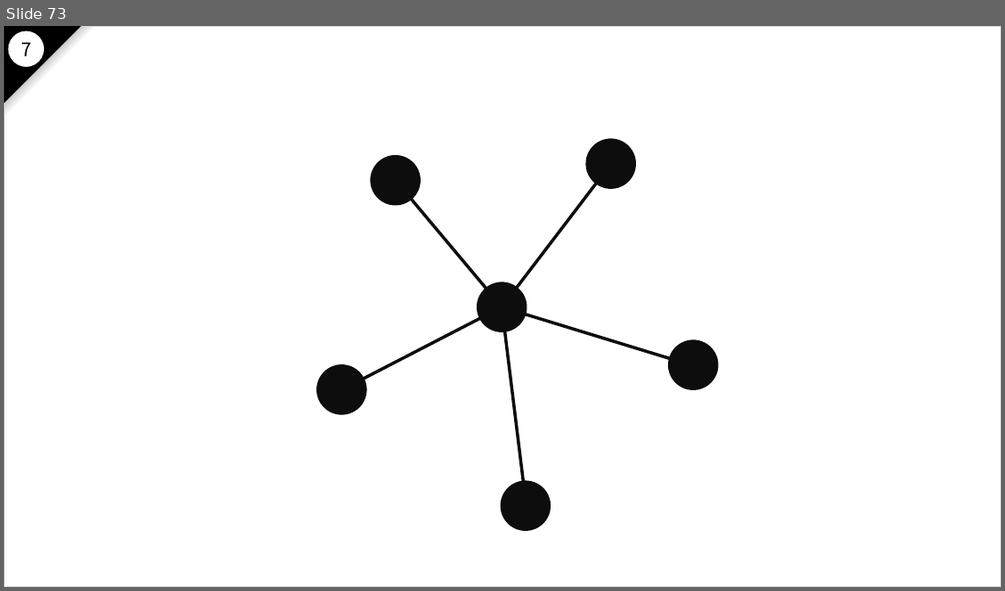
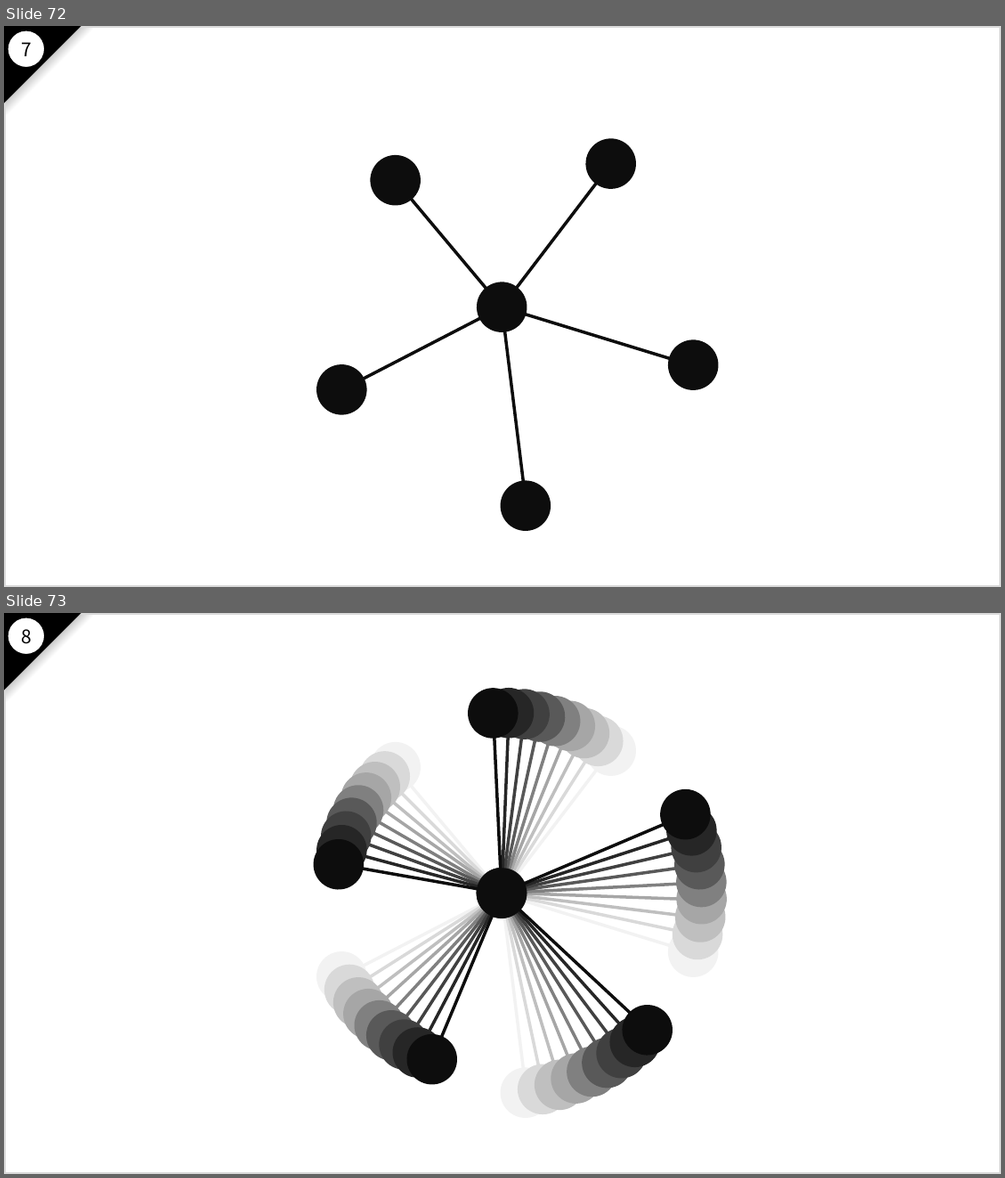
Before and after one commit to nakayama-kazuki/2021, a slide deck: pptx/power-punch-v2.pptx. Shown one above the other, each under a label of ours: slide 73 before the commit, slides 72 and 73 after it. The pictures are 1005x591 and 1005x1178 pixels, drawn with LibreOffice and Linux fonts; fonts in the diff are those of the drawing. Boxes give left, top, right and bottom in pixels: in the first picture for what was removed or moved away, otherwise in the second. Text is boxed around its words. In the diff, an @@ line names an element or a change of style, - is before the commit and + after.

```diff
--- a/pptx/power-punch-v2.pptx
+++ b/pptx/power-punch-v2.pptx
@@ slide 73 added at box(4, 613, 1001, 1174), background #FFFFFF; not listed: 4 template elements that a slide beside it also shows @@
@@ text added at box(21, 629, 32, 644), 18 pt, text #000000 @@
+8
@@ group added at box(308, 717, 727, 1126): 6 ellipses, 5 lines @@
@@ group added at box(333, 693, 734, 1111): 6 ellipses, 5 lines @@
@@ group added at box(325, 700, 734, 1118): 6 ellipses, 5 lines @@
@@ group added at box(316, 708, 731, 1122): 6 ellipses, 5 lines @@
@@ group added at box(320, 685, 731, 1094): 6 ellipses, 5 lines @@
@@ group added at box(326, 689, 734, 1103): 6 ellipses, 5 lines @@
@@ group added at box(313, 684, 720, 1081): 6 ellipses, 5 lines @@
@@ group added at box(316, 684, 727, 1083): 6 ellipses, 5 lines @@
@@ group added at box(311, 686, 713, 1086): 6 ellipses, 5 lines @@
@@ what was slide 73 is now slide 72 @@
```
Also in this commit, not shown: 137 other slides changed, 16 other slides added, 4 slides removed.
